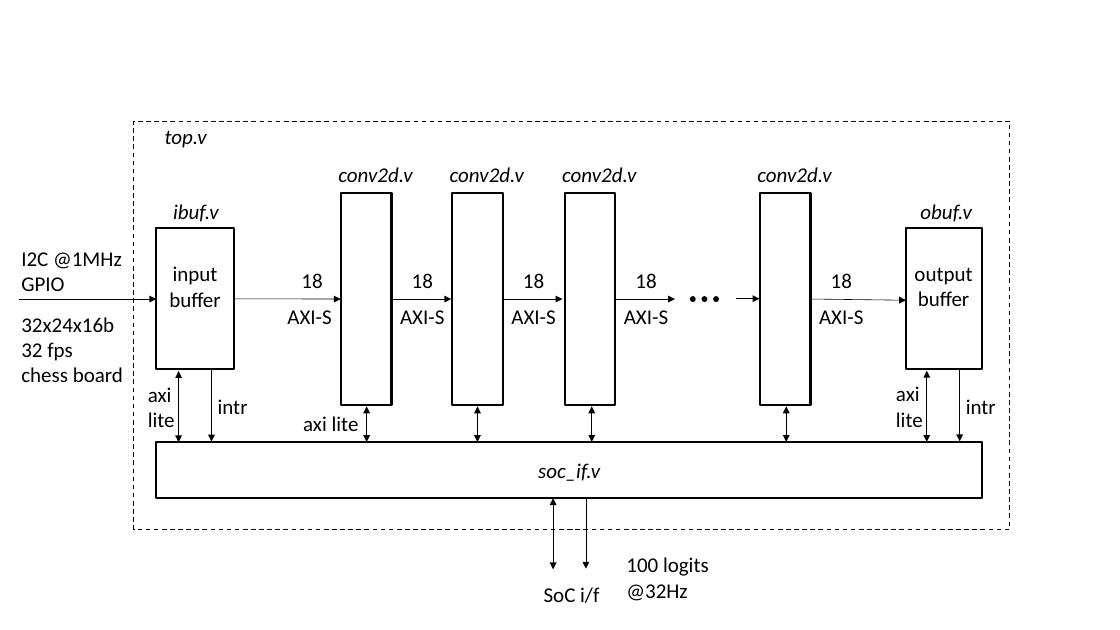
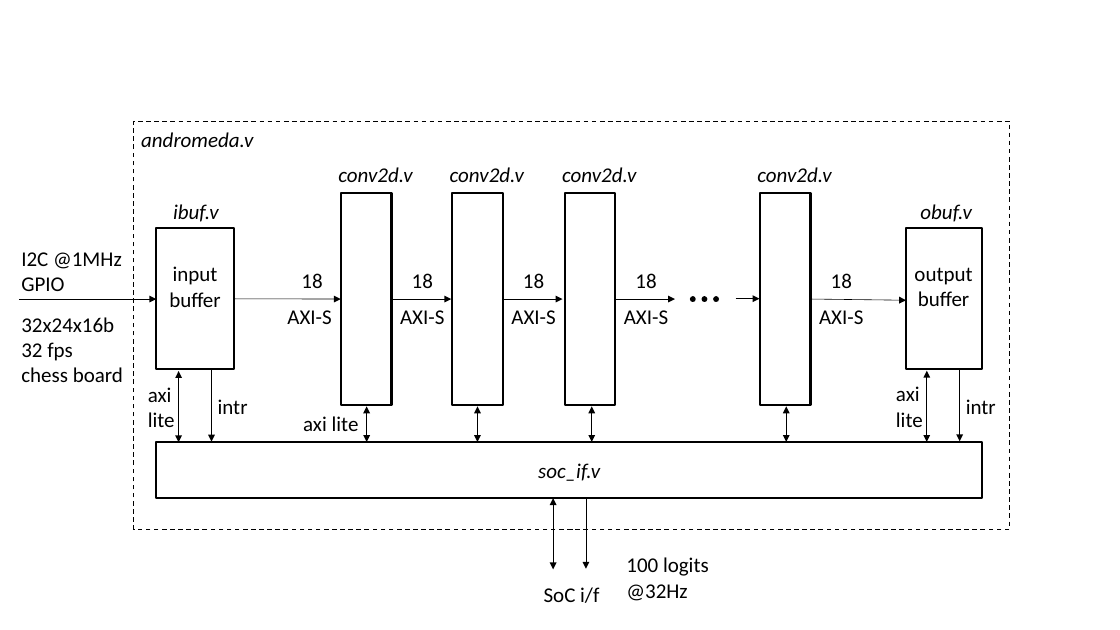
Before and after one commit to RapidSilicon/andromeda, a slide deck: slide 2 of latex/Figures/figures.pptx. Drawn at 1120x630 pixels with LibreOffice and Linux fonts; fonts in the diff are those of the drawing. Boxes give left, top, right and bottom in pixels: in the first picture for what was removed or moved away, otherwise in the second. Text is boxed around its words. In the diff, an @@ line names an element or a change of style, - is before the commit and + after.

```diff
--- a/latex/Figures/figures.pptx
+++ b/latex/Figures/figures.pptx
@@ text at box(141, 132, 253, 147): text changed @@
-top.v
+andromeda.v
```
Also in this commit, not shown: 2 other files.
